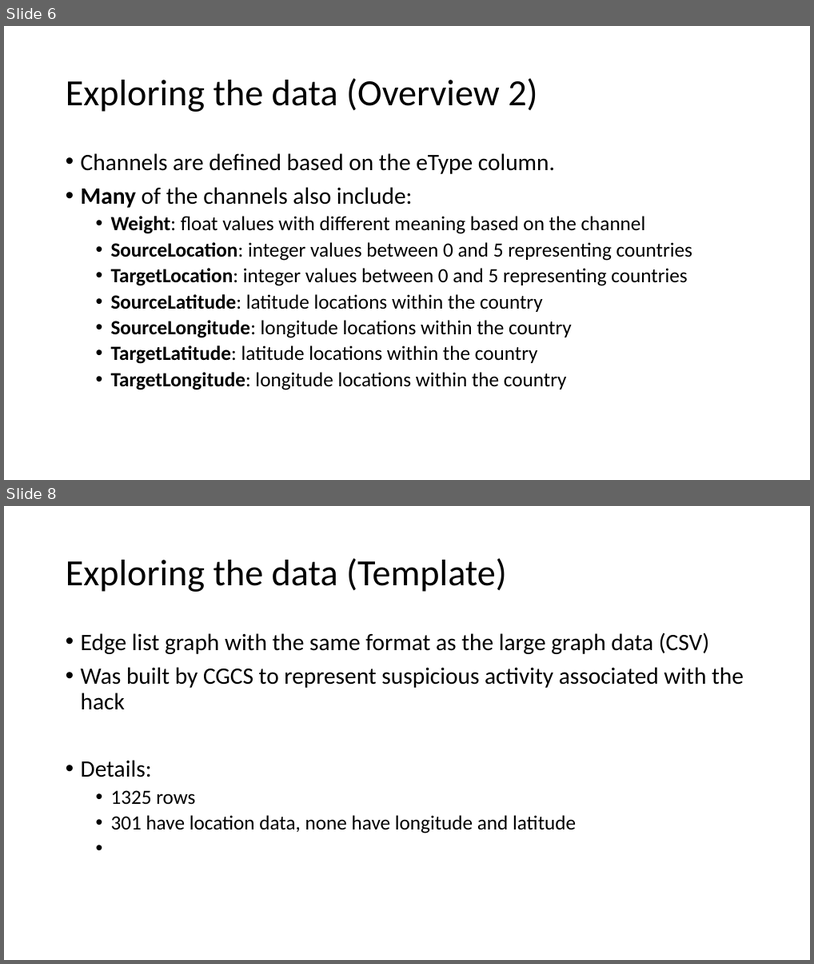
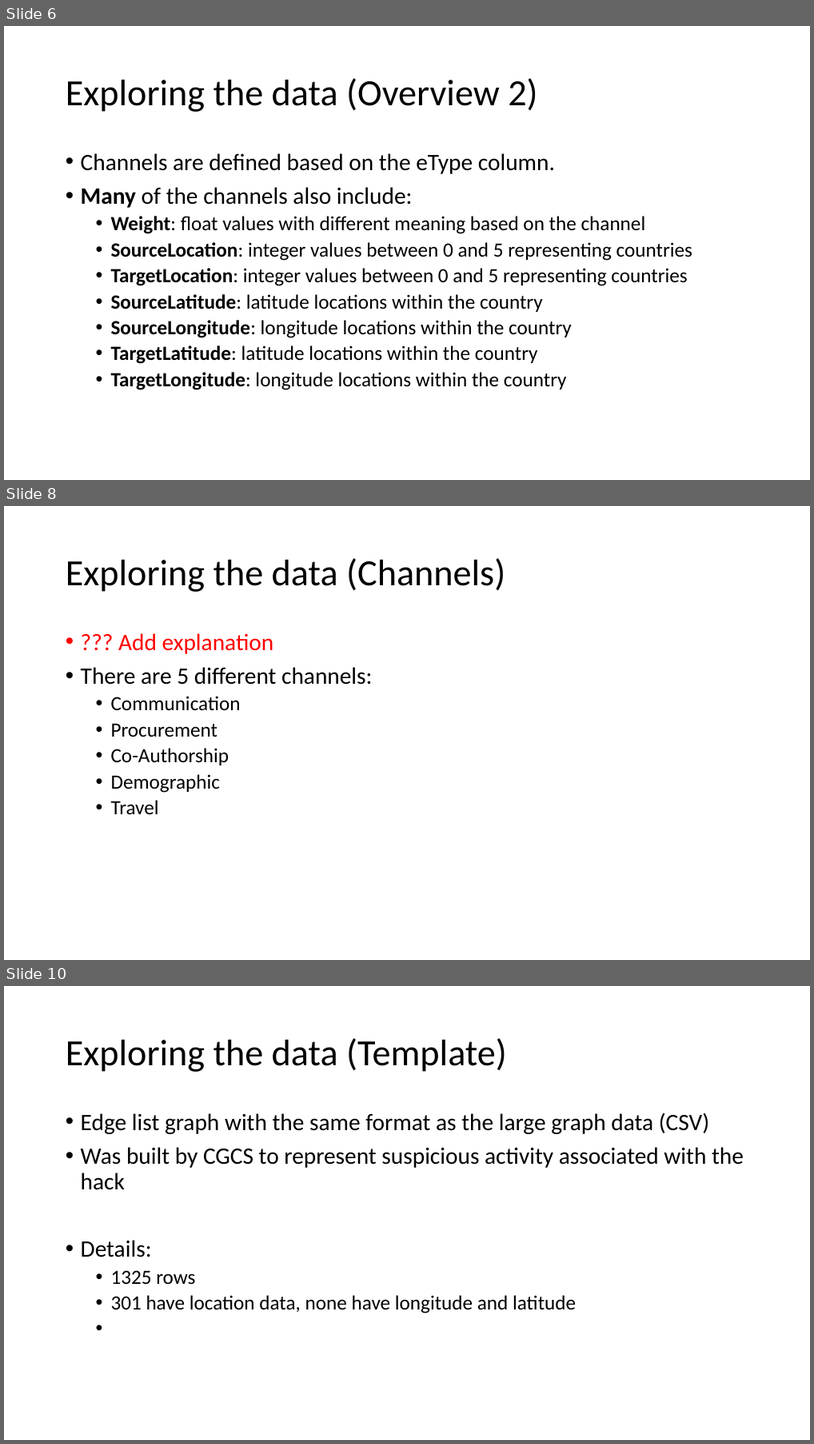
Before and after one commit to AtrayeeNeog/Visualization_2019-20, a slide deck: Documentation/Project_Presentation_v1.pptx. Shown one above the other, each under a label of ours: slides 6 and 8 before the commit, slides 6, 8 and 10 after it; the slides between them are not shown. The pictures are 814x964 and 814x1444 pixels, drawn with LibreOffice and Linux fonts; fonts in the diff are those of the drawing. Boxes give left, top, right and bottom in pixels: in the first picture for what was removed or moved away, otherwise in the second. Text is boxed around its words. In the diff, an @@ line names an element or a change of style, - is before the commit and + after.

```diff
--- a/Documentation/Project_Presentation_v1.pptx
+++ b/Documentation/Project_Presentation_v1.pptx
@@ slide 8 added at <box>4,506,810,960</box>, background #FFFFFF @@
@@ title added at <box>66,558,506,592</box>, 44 pt, text #000000 @@
+Exploring the data (Channels)
@@ text added at <box>81,633,372,814</box>, 24 pt, text #000000 @@
+• ??? Add explanation
+• There are 5 different channels:
+  • Communication
+  • Procurement
+  • Co-Authorship
+  • Demographic
+  • Travel
@@ what was slide 8 is now slide 10 @@
```
Also in this commit, not shown: 1 slide changed, 1 other slide added.
